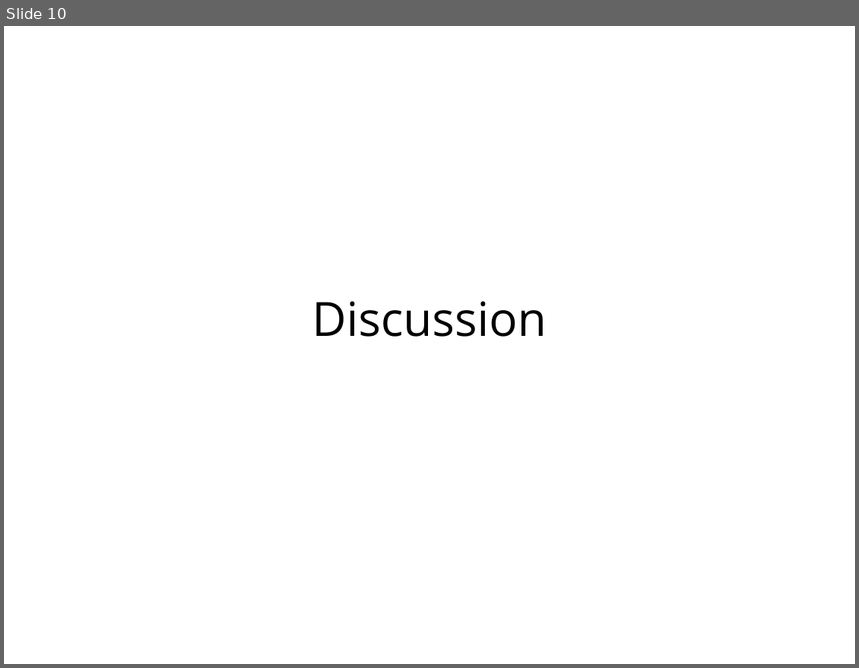
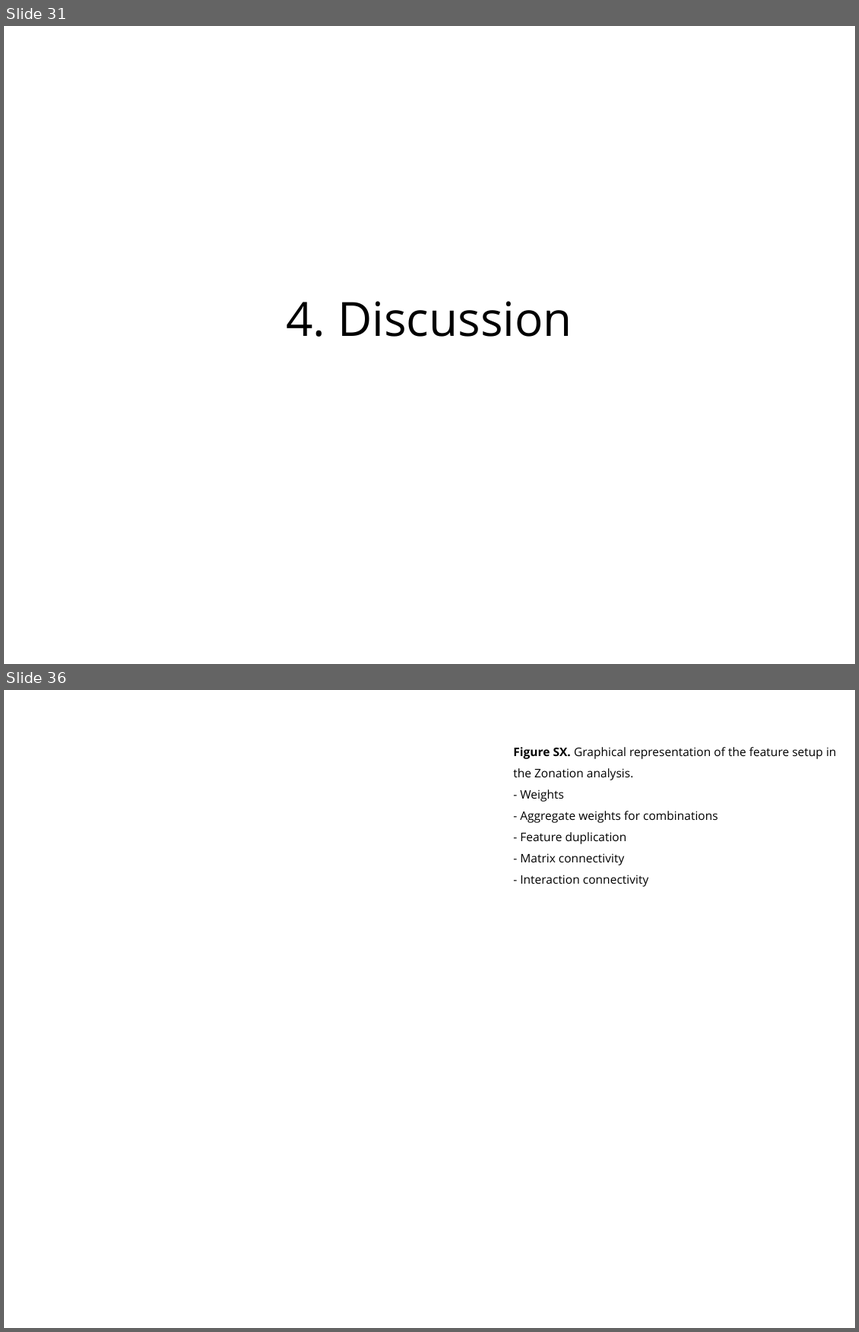
Before and after one commit to jlehtoma/validityms, a slide deck: reports/validity_ms_outline.ppt. Shown one above the other, each under a label of ours: slide 10 before the commit, slides 31 and 36 after it; the slides between them are not shown. The pictures are 859x668 and 859x1332 pixels, drawn with LibreOffice and Linux fonts; fonts in the diff are those of the drawing. Boxes give left, top, right and bottom in pixels: in the first picture for what was removed or moved away, otherwise in the second. Text is boxed around its words. In the diff, an @@ line names an element or a change of style, - is before the commit and + after.

```diff
--- a/reports/validity_ms_outline.ppt
+++ b/reports/validity_ms_outline.ppt
@@ slide 36 added at bbox=[4, 690, 855, 1328], background #FFFFFF @@
@@ text added at bbox=[513, 747, 836, 887], 11 pt, text #000000 @@
+Figure SX. Graphical representation of the feature setup in the Zonation analysis.
+- Weights
+- Aggregate weights for combinations
+- Feature duplication
+- Matrix connectivity
+- Interaction connectivity
@@ what was slide 10 is now slide 31 @@
@@ slide 31 changed as well @@
@@ text at bbox=[286, 301, 572, 337]: text changed @@
-Discussion
+4. Discussion
```
Also in this commit, not shown: 3 other slides changed, 32 other slides added, 6 slides removed.
